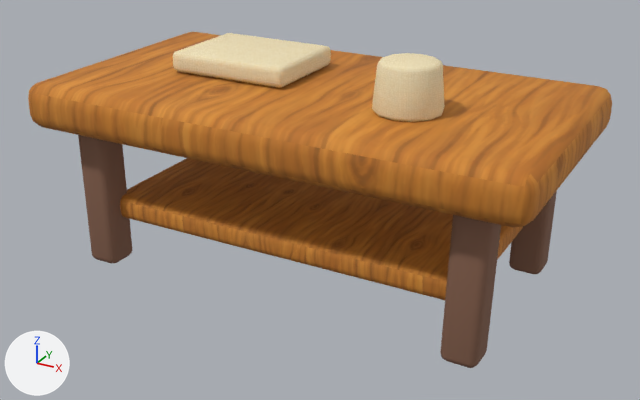
The glTF model public/models/furniture/coffee-table.glb as it was, and as the next commit left it.
Camera for both pictures: a 50 mm camera at (0.871, -1.575, 0.944) aimed at (0.022, -0.031, 0.172). Arrows for +X, +Y and +Z are at lower left; the lights stay in place. The first picture is the older version. Vertices at exactly the same position are counted once.

Before the edit, the objects in view are built like this:
```python
me_cube_044 = bpy.data.meshes.new('Cube.044')
me_cube_044.from_pydata(...)  # 744 vertices, 1456 faces; spans x -0.55..0.55, y -0.3..0.3, z -0.371..0.15
# faces by material slot: [376, 752, 188, 140]
me_cube_044.materials.append(mat_wood_honey_textured)  # picture img_handpainted_honey_oak
me_cube_044.materials.append(mat_wood_dark)  # brown #86614d
me_cube_044.materials.append(mat_dusty_rose)  # picture img_handpainted_cream_linen
me_cube_044.materials.append(mat_linen_textured)  # picture img_handpainted_cream_linen
ob_coffee_table = bpy.data.objects.new('coffee-table', me_cube_044)
ob_coffee_table.location = (0.0, 0.0, 0.37)
```
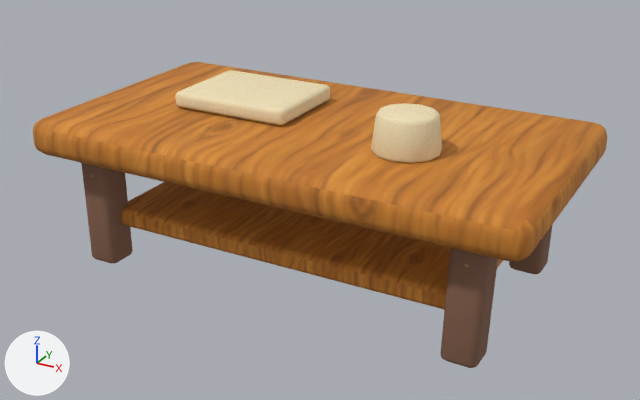
What differs and where, as boxes (x1, y1, x2, y2) in the pictures (640 x 400 px; the box of a moved part takes in the faces that stretch with it):
'coffee-table', reshaped, moved (9% shorter): before (28, 32, 612, 368); after (33, 62, 607, 368)
part 1 of me_cube_044, moved or reshaped: before (28, 32, 612, 227); after (33, 62, 607, 261)
part 2 of me_cube_044, moved or reshaped: before (120, 158, 523, 300); after (121, 182, 503, 310)
part 3 of me_cube_044, moved or reshaped: before (78, 135, 132, 263); after (81, 163, 133, 263)
part 4 of me_cube_044, moved or reshaped: before (440, 215, 501, 368); after (440, 248, 498, 368)
part 5 of me_cube_044, moved or reshaped: before (509, 191, 557, 274); after (509, 224, 553, 274)
part 6 of me_cube_044, moved or reshaped: before (173, 33, 331, 88); after (175, 70, 330, 125)
part 7 of me_cube_044, moved or reshaped: before (372, 53, 445, 122); after (371, 103, 442, 163)

The edits, one by one:
Material 'joinery-aged-brass' (mat_joinery_aged_brass) is new.
Its base color is (0.41, 0.29, 0.13) (brown #ac9365).
Its metallic is 0.35.
Its roughness is 0.66.
me_cube_044 is used by ob_coffee_table; location (0.0, 0.0, 0.37).
me_cube_044 had 744 vertices, 1456 faces and spanned x -0.55..0.55, y -0.3..0.3, z -0.371..0.15.
me_cube_044 now has 792 vertices, 1536 faces and spans x -0.55..0.55, y -0.3..0.3, z 0.0..0.42.
me_cube_044 part 1: the loose piece of 96 vertices spanning x -0.55..0.55, y -0.3..0.3, z -0.05..0.05 is scaled about its middle by (1, 1, 0.807), then moved by (0.0, 0.0, 0.299).
me_cube_044 part 2: the loose piece of 96 vertices spanning x -0.418..0.418, y -0.204..0.204, z -0.267..-0.212 is scaled about its middle by (1, 1, 0.807), then moved by (0.0, 0.0, 0.345).
me_cube_044 part 3: the loose piece of 96 vertices spanning x -0.469..-0.389, y -0.244..-0.164, z -0.371..-0.049 is scaled about its middle by (1, 1, 0.807), then moved by (0.0, 0.0, 0.34).
me_cube_044 part 4: the loose piece of 96 vertices spanning x 0.389..0.469, y -0.244..-0.164, z -0.371..-0.049 is scaled about its middle by (1, 1, 0.807), then moved by (0.0, 0.0, 0.34).
me_cube_044 part 5: the loose piece of 96 vertices spanning x 0.389..0.469, y 0.164..0.244, z -0.371..-0.049 is scaled about its middle by (1, 1, 0.807), then moved by (0.0, 0.0, 0.34).
me_cube_044 part 6: the loose piece of 96 vertices spanning x -0.32..-0.04, y -0.08..0.14, z 0.052..0.097 is scaled about its middle by (1, 1, 0.807), then moved by (0.0, 0.0, 0.285).
me_cube_044 part 7: the loose piece of 72 vertices spanning x 0.171..0.309, y -0.149..-0.011, z 0.05..0.15 is scaled about its middle by (1, 1, 0.807), then moved by (0.0, 0.0, 0.28).
Other edits to the shape of me_cube_044 do not show in these pictures.
me_cube_044 gains material mat_joinery_aged_brass (brown #ac9365).
Object 'coffee-table' (ob_coffee_table) moves from (0.0, 0.0, 0.37) to (0.0, 0.0, 0.0).
